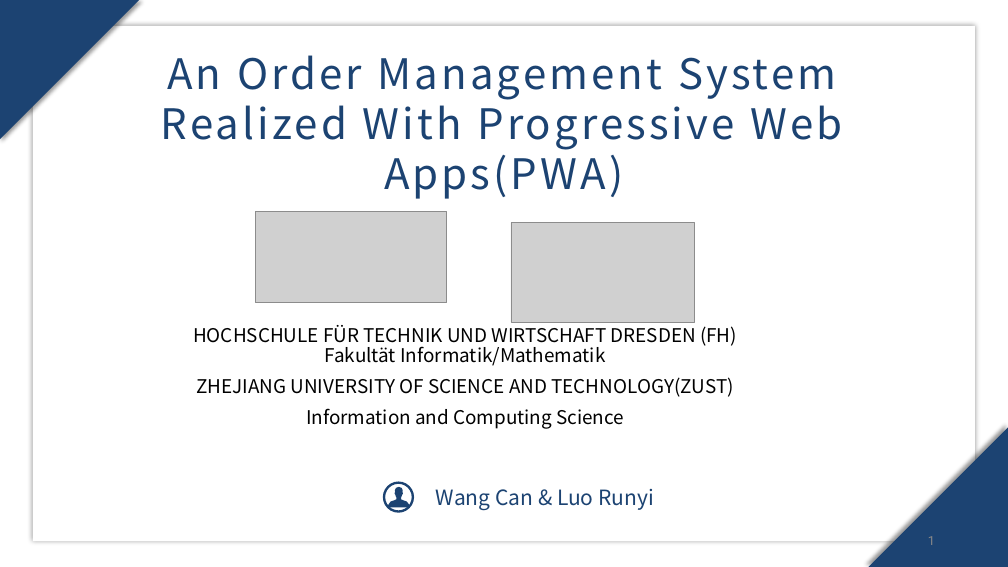
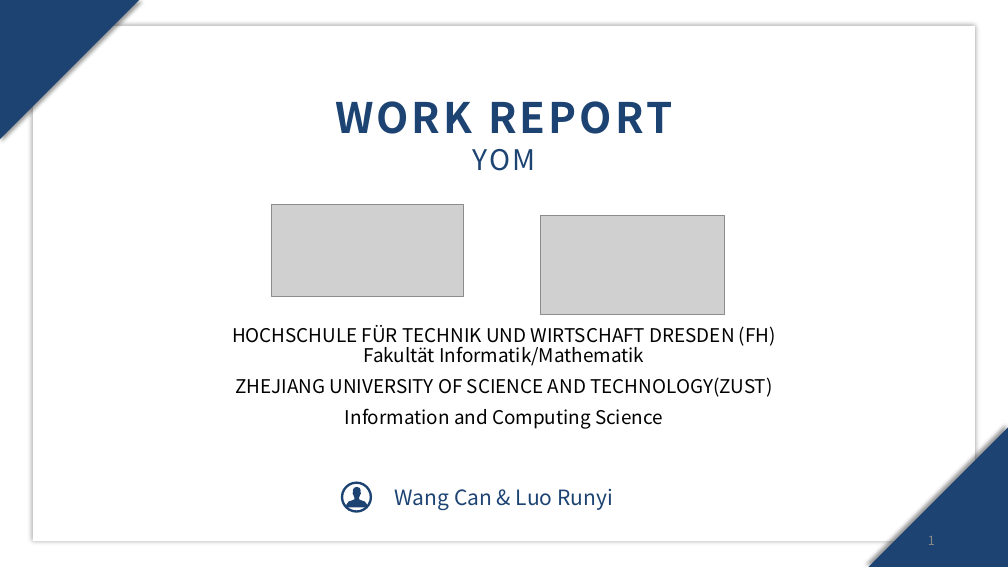
Before and after one commit to SuperRun/Yom, a slide deck: slide 1 of document/work report.pptx. Drawn at 1008x567 pixels with LibreOffice and Linux fonts; fonts in the diff are those of the drawing; grey boxes stand for pictures; background and template pictures are left out. Boxes give left, top, right and bottom in pixels: in the first picture for what was removed or moved away, otherwise in the second. Text is boxed around its words. In the diff, an @@ line names an element or a change of style, - is before the commit and + after.

Commit message:
work report

```diff
--- a/document/work report.pptx
+++ b/document/work report.pptx
@@ text at <box>335,101,672,171</box>: text changed; bold on @@
-An Order Management System Realized With Progressive Web Apps(PWA)
+WORK REPORT
+YOM
@@ picture: place and size @@
-picture at <box>255,211,447,302</box>
+picture at <box>272,205,464,296</box>
@@ picture: place and size @@
-picture at <box>511,223,695,322</box>
+picture at <box>541,216,724,315</box>
@@ subtitle "HOCHSCHULE FÜR TECHNIK UND WIRTSCHAFT ...": place and size @@
-subtitle "HOCHSCHULE FÜR TECHNIK UND WIRTSCHAFT ..." at <box>193,322,737,429</box>
+subtitle "HOCHSCHULE FÜR TECHNIK UND WIRTSCHAFT ..." at <box>232,325,776,429</box>
@@ 1 text, 1 freeform shape, 1 ellipse: place and size @@
-1 text, 1 freeform shape, 1 ellipse at <box>384,482,654,511</box>
+1 text, 1 freeform shape, 1 ellipse at <box>342,482,613,511</box>
```
Also in this commit, not shown: 2 other slides changed, 10 slides added, 10 slides removed.
